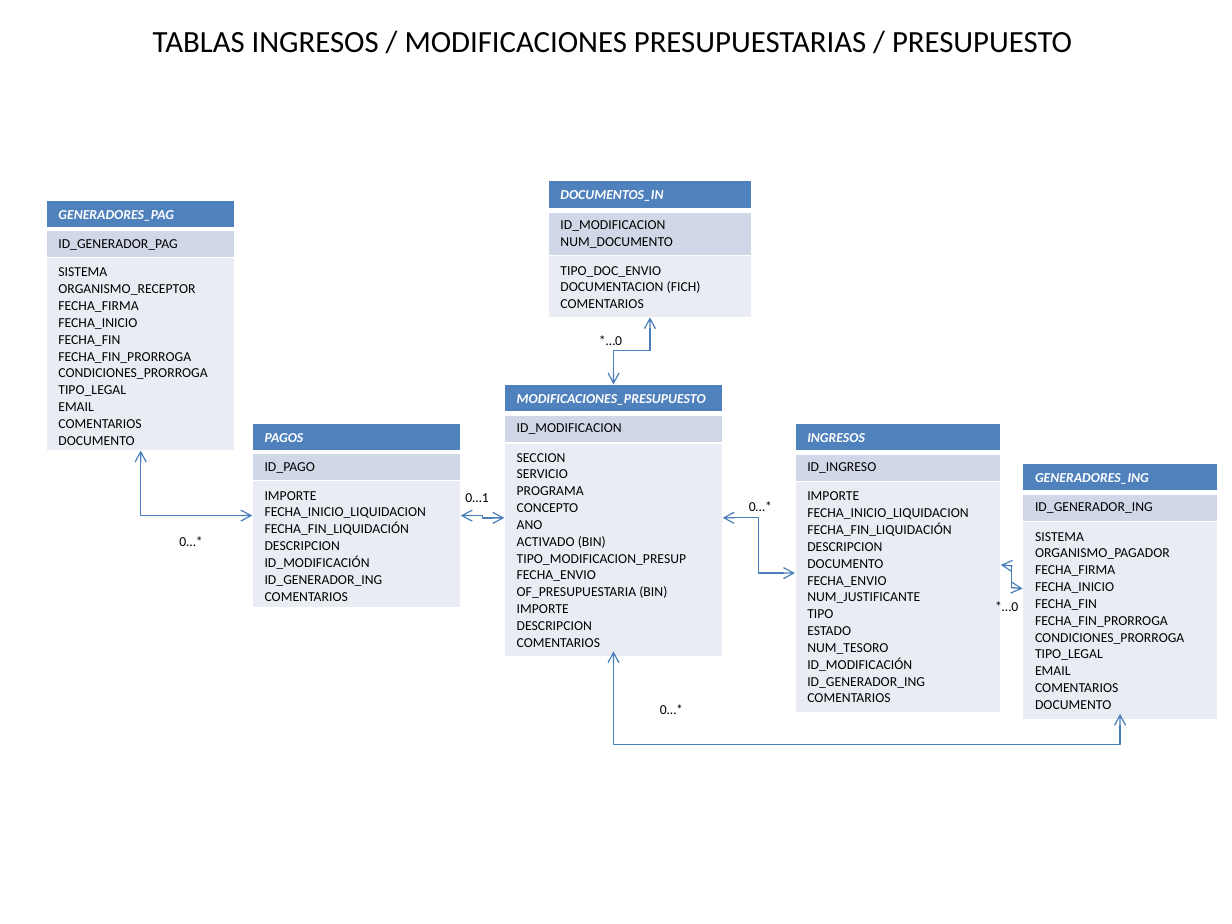
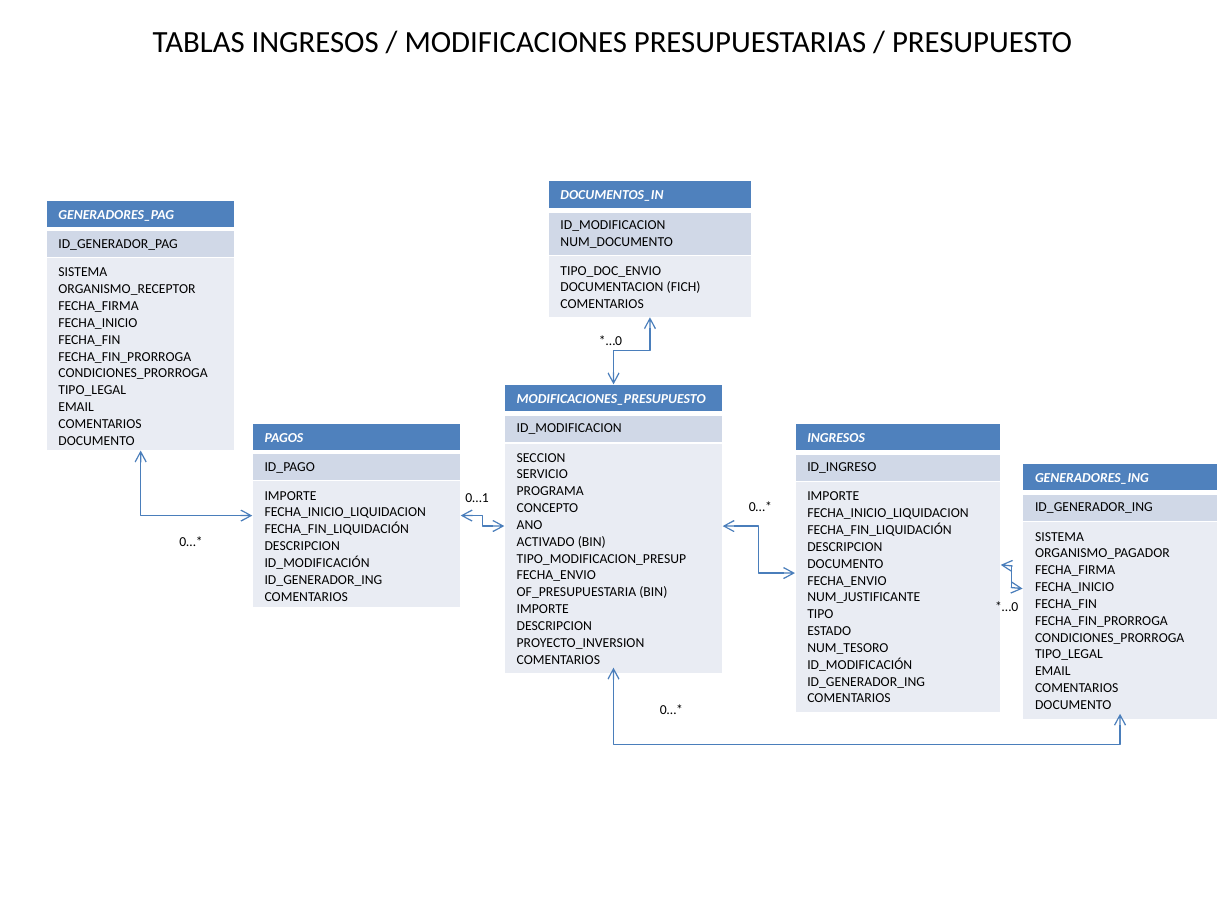
Before and after one commit to mvs0043/TFG.-Desarrollo-de-un-Sistema-de-Planificacion-y-Gestion-de-la-Contratacion-Publica, a slide deck: slide 2 of Documentación Soporte/Documento Tablas - Relaciones Borrador.pptx. Drawn at 1232x924 pixels with LibreOffice and Linux fonts; fonts in the diff are those of the drawing. Boxes give left, top, right and bottom in pixels: in the first picture for what was removed or moved away, otherwise in the second. Text is boxed around its words. In the diff, an @@ line names an element or a change of style, - is before the commit and + after.

```diff
--- a/Documentación Soporte/Documento Tablas - Relaciones Borrador.pptx
+++ b/Documentación Soporte/Documento Tablas - Relaciones Borrador.pptx
@@ table at box(504, 384, 722, 668) @@
-row 3, column 1: SECCION / SERVICIO / PROGRAMA / CONCEPTO / ANO / ACTIVADO (BIN) / TIPO_MODIFICACION_PRESUP / FECHA_ENVIO / OF_PRESUPUESTARIA (BIN) / IMPORTE / DESCRIPCION / COMENTARIOS
+row 3, column 1: SECCION / SERVICIO / PROGRAMA / CONCEPTO / ANO / ACTIVADO (BIN) / TIPO_MODIFICACION_PRESUP / FECHA_ENVIO / OF_PRESUPUESTARIA (BIN) / IMPORTE / DESCRIPCION / PROYECTO_INVERSION / COMENTARIOS
@@ elbow double arrow moved from (461, 516) - (504, 517) to (461, 516) - (504, 526) @@
@@ elbow double arrow moved from (795, 573) - (723, 517) to (795, 573) - (723, 526) @@
@@ elbow double arrow moved from (614, 652) - (1120, 713) to (614, 668) - (1120, 713) @@
```
Also in this commit, not shown: 3 other slides changed, 2 slides removed.
